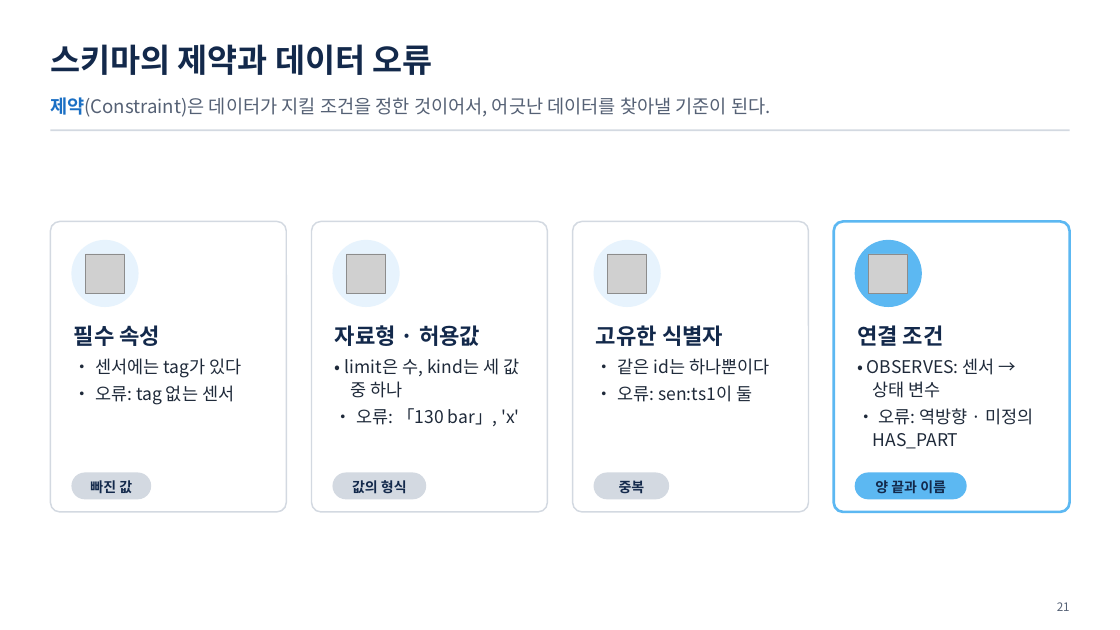
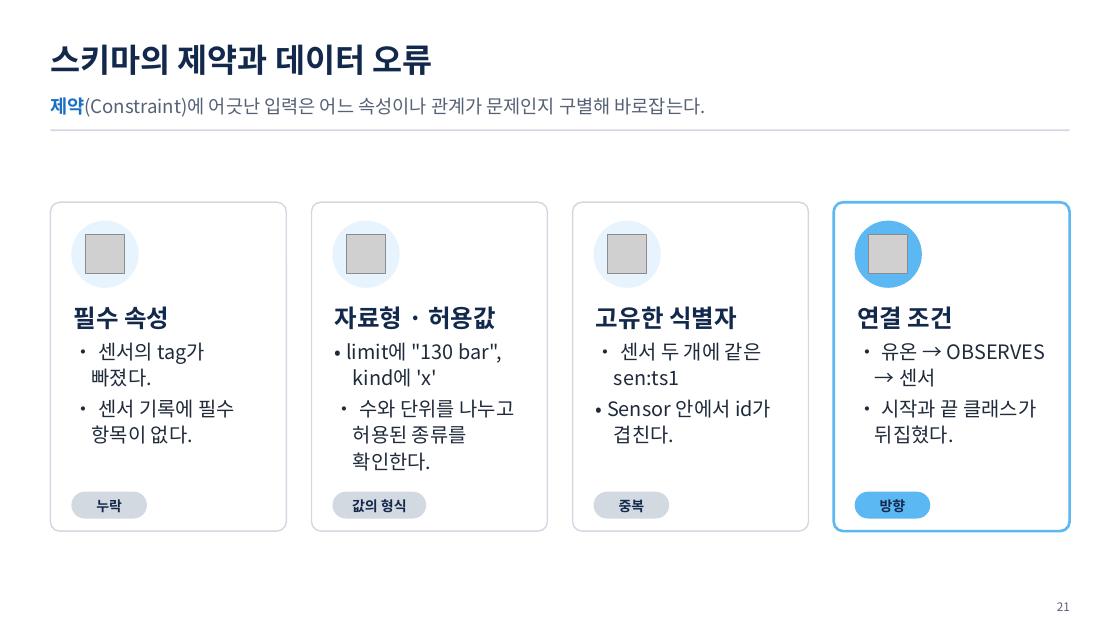
Before and after one commit to uengine-oss/hyd-iot-edu, a slide deck: slide 21 of workspace/강의제작/산출물/통합반/이론_오프라인/02회차/통합반_오프라인_02회차.pptx. Drawn at 1120x630 pixels with LibreOffice and Linux fonts; fonts in the diff are those of the drawing; grey boxes stand for pictures. Boxes give left, top, right and bottom in pixels: in the first picture for what was removed or moved away, otherwise in the second. Text is boxed around its words. In the diff, an @@ line names an element or a change of style, - is before the commit and + after.

```diff
--- a/workspace/강의제작/산출물/통합반/이론_오프라인/02회차/통합반_오프라인_02회차.pptx
+++ b/workspace/강의제작/산출물/통합반/이론_오프라인/02회차/통합반_오프라인_02회차.pptx
@@ text at bbox=[50, 97, 706, 117]: text changed @@
-제약(Constraint)은 데이터가 지킬 조건을 정한 것이어서, 어긋난 데이터를 찾아낼 기준이 된다.
+제약(Constraint)에 어긋난 입력은 어느 속성이나 관계가 문제인지 구별해 바로잡는다.
@@ rounded rectangle: place and size @@
-rounded rectangle at bbox=[50, 222, 287, 513]
+rounded rectangle at bbox=[50, 202, 287, 532]
@@ rounded rectangle: place and size @@
-rounded rectangle at bbox=[312, 222, 548, 513]
+rounded rectangle at bbox=[312, 202, 548, 532]
@@ rounded rectangle: place and size @@
-rounded rectangle at bbox=[573, 222, 809, 513]
+rounded rectangle at bbox=[573, 202, 809, 532]
@@ rounded rectangle: place and size @@
-rounded rectangle at bbox=[833, 222, 1070, 513]
+rounded rectangle at bbox=[833, 202, 1070, 532]
@@ 4 pictures, 4 ellipses: place and size @@
-4 pictures, 4 ellipses at bbox=[71, 240, 922, 308]
+4 pictures, 4 ellipses at bbox=[71, 221, 922, 288]
@@ text "필수 속성": place and size @@
-text "필수 속성" at bbox=[74, 325, 241, 405]
+text "필수 속성" at bbox=[74, 306, 235, 444]
@@ text "자료형 · 허용값": place and size @@
-text "자료형 · 허용값" at bbox=[335, 325, 519, 426]
+text "자료형 · 허용값" at bbox=[335, 306, 514, 471]
@@ text "고유한 식별자": place and size @@
-text "고유한 식별자" at bbox=[596, 325, 769, 402]
+text "고유한 식별자" at bbox=[596, 306, 771, 444]
@@ text "연결 조건": place and size @@
-text "연결 조건" at bbox=[857, 325, 1033, 449]
+text "연결 조건" at bbox=[857, 306, 1046, 444]
@@ text at bbox=[74, 306, 169, 329]: size 19 to 21 pt in "필수 속성" @@
@@ text at bbox=[335, 306, 496, 329]: size 19 to 21 pt in "자료형 · 허용값" @@
@@ text at bbox=[596, 306, 737, 329]: size 19 to 21 pt in "고유한 식별자" @@
@@ text at bbox=[857, 306, 953, 329]: size 19 to 21 pt in "연결 조건" @@
@@ text at bbox=[92, 342, 235, 444]: text changed; size 15 to 17 pt @@
-• 센서에는 tag가 있다
-• 오류: tag 없는 센서
+• 센서의 tag가 빠졌다.
+• 센서 기록에 필수 항목이 없다.
@@ text at bbox=[346, 342, 514, 471]: text changed; size 15 to 17 pt @@
-• limit은 수, kind는 세 값 중 하나
-• 오류: 「130 bar」, 'x'
+• limit에 "130 bar", kind에 'x'
+• 수와 단위를 나누고 허용된 종류를 확인한다.
@@ text at bbox=[607, 342, 771, 444]: text changed; size 15 to 17 pt @@
-• 같은 id는 하나뿐이다
-• 오류: sen:ts1이 둘
+• 센서 두 개에 같은 sen:ts1
+• Sensor 안에서 id가 겹친다.
@@ text at bbox=[875, 343, 1046, 444]: text changed; size 15 to 17 pt @@
-• OBSERVES: 센서 → 상태 변수
-• 오류: 역방향 · 미정의 HAS_PART
+• 유온 → OBSERVES → 센서
+• 시작과 끝 클래스가 뒤집혔다.
@@ rounded rectangle: place and size @@
-rounded rectangle at bbox=[71, 472, 151, 499]
+rounded rectangle at bbox=[71, 492, 147, 518]
@@ text at bbox=[96, 499, 122, 513]: text changed @@
-빠진 값
+누락
@@ 2 texts, 2 rounded rectangles: place and size @@
-2 texts, 2 rounded rectangles at bbox=[333, 472, 670, 499]
+2 texts, 2 rounded rectangles at bbox=[333, 492, 670, 518]
@@ rounded rectangle: place and size @@
-rounded rectangle at bbox=[854, 472, 966, 499]
+rounded rectangle at bbox=[854, 492, 930, 518]
@@ text at bbox=[880, 499, 906, 512]: text changed @@
-양 끝과 이름
+방향
```
Also in this commit, not shown: 10 other slides changed, 9 other files.
